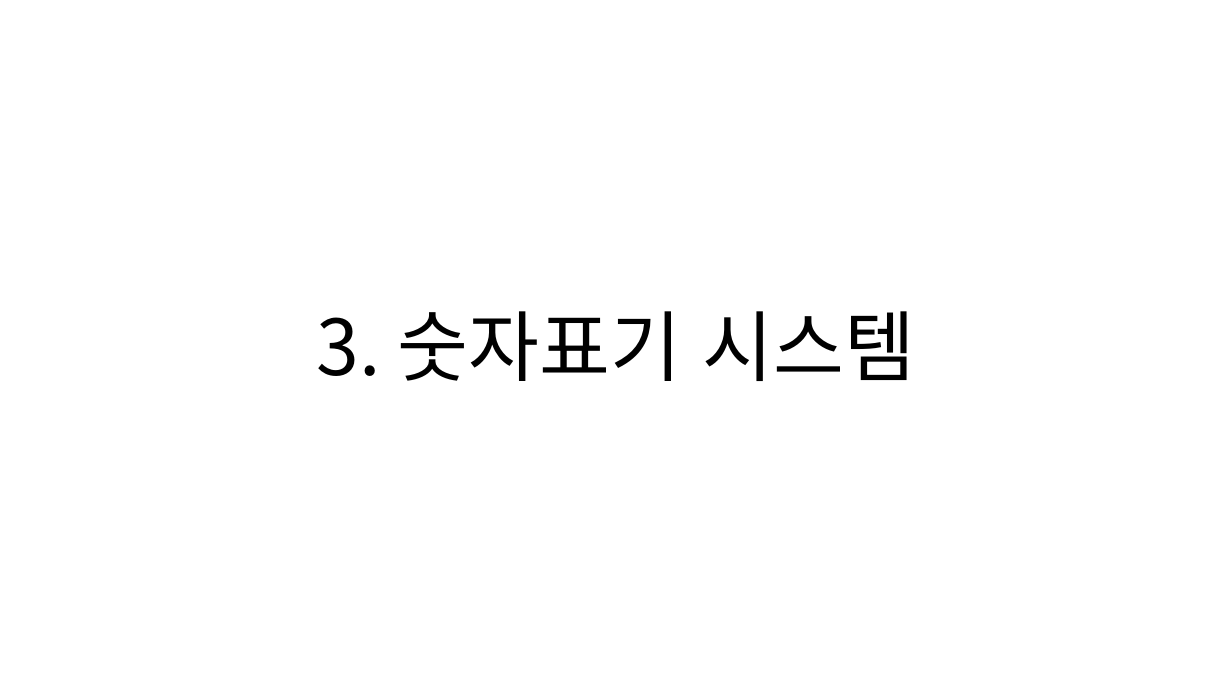
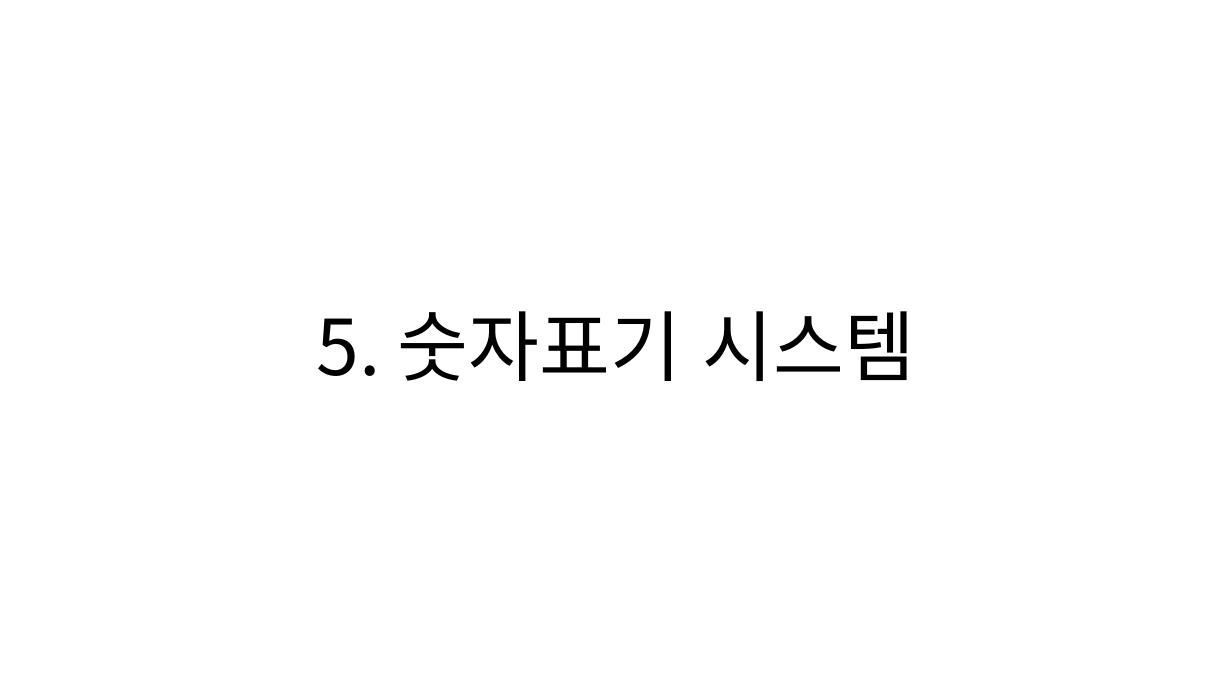
Before and after one commit to wlrud753/CarryCarrot, a slide deck: slide 17 of 기획서/당근키우기 시스템.pptx (slide 11 before the commit). Drawn at 1232x693 pixels with LibreOffice and Linux fonts; fonts in the diff are those of the drawing. Boxes give left, top, right and bottom in pixels: in the first picture for what was removed or moved away, otherwise in the second. Text is boxed around its words. In the diff, an @@ line names an element or a change of style, - is before the commit and + after.

```diff
--- a/기획서/당근키우기 시스템.pptx
+++ b/기획서/당근키우기 시스템.pptx
@@ title at (317,311,916,381): text changed @@
-3. 숫자표기 시스템
+5. 숫자표기 시스템
```
Also in this commit, not shown: 5 other slides changed, 6 slides added, 1 other file.
